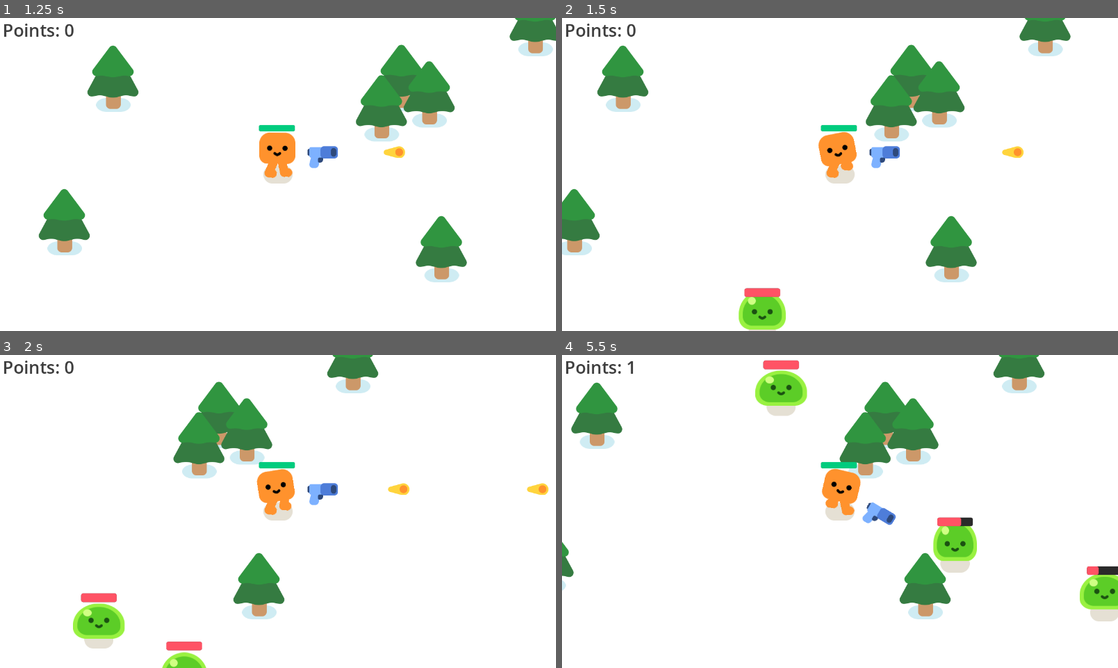
Above: before the commit, frames 1-4 (two rows, left to right).
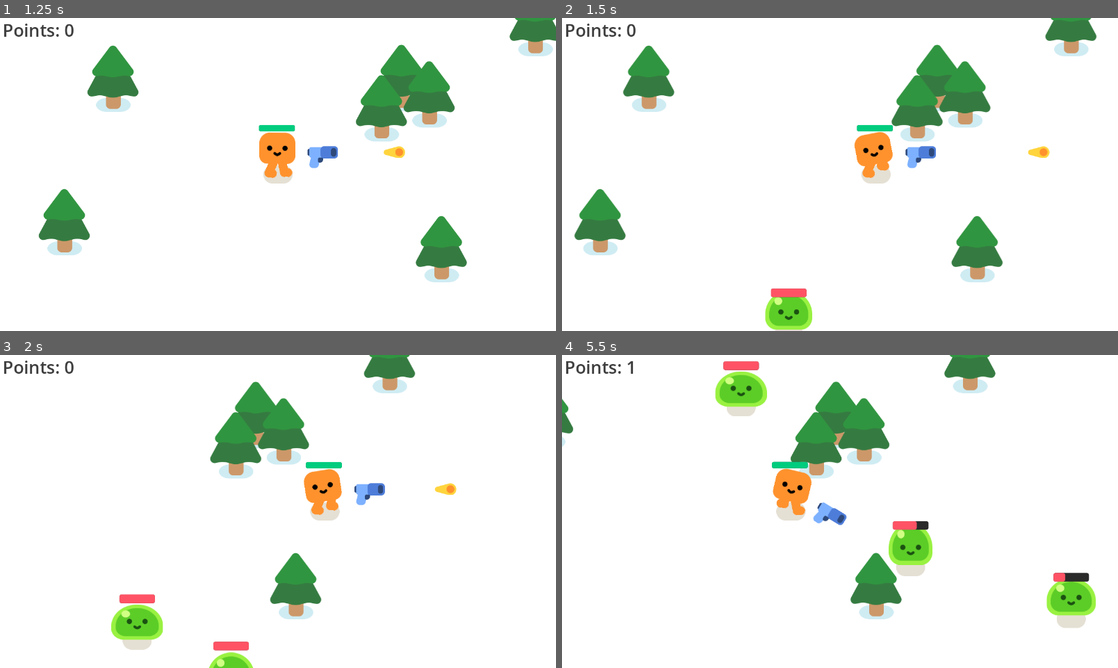
Above: after the commit, the same moments.

Repository: shafiq1rwan/SlimeSurvivor
Game: Godot game, scene res://game/main_menu.tscn
The game is run twice, just before and just after one commit, with the same random seed, the same clock (stepped at 60 frames per second) and the same inputs.
Inputs:
- Up to frame 1 (1.25 s): click "Start" at 0.5 s
- Up to frame 2 (1.5 s): hold D (move_right) from 1.28 s (still down); tap Space (dash, bound only after the commit) at 1.35 s
- Up to frame 3 (2 s): keep holding D (move_right)
- Up to frame 4 (5.5 s): release D (move_right) at 2.03 s; hold S (move_down) 2.03-2.78 s; tap Space (dash, bound only after the commit) every 0.75 s from 2.1 to 5.1 s; hold D (move_right) 2.78-3.53 s; hold W (move_up) 3.53-4.28 s; hold A (move_left) from 4.28 s (still down)

Frame 1 is identical in both runs. In frame 2, 14% of the frame differs, in the area x 0-97%, y 0-100%; in frame 3, 14%; in frame 4, 20%, in the area x 0-100%, y 0-88%.

Commit message:
Commit Changes

Diff:
--- a/game/game_manager.gd
+++ b/game/game_manager.gd
@@ -1,3 +1,4 @@
 extends Node
 
 var HIT_POINTS = 0
+var DASH_TIMER = 0.5
--- a/game/pistol.tscn
+++ b/game/pistol.tscn
@@ -16,11 +16,11 @@
 
 [node name="WeaponPivot" type="Marker2D" parent="."]
 
-[node name="Pistol" type="Sprite2D" parent="WeaponPivot"]
+[node name="PistolSprite" type="Sprite2D" parent="WeaponPivot"]
 position = Vector2(103, 0)
 texture = ExtResource("1_p1a2u")
 
-[node name="ShootingPoint" type="Marker2D" parent="WeaponPivot/Pistol"]
+[node name="ShootingPoint" type="Marker2D" parent="WeaponPivot/PistolSprite"]
 unique_name_in_owner = true
 position = Vector2(26, -11)
 
--- a/game/player.gd
+++ b/game/player.gd
@@ -2,10 +2,16 @@
 
 signal health_depleted
 var health = 100.0
+var dash_speed = 2000
 
 func _physics_process(delta):
 	var direction = Input.get_vector("move_left", "move_right", "move_up", "move_down")
 	velocity = direction * 600
+
+	if(Input.is_action_just_pressed("dash")):
+		velocity = direction * dash_speed
+		ghosting()
+
 	move_and_slide()
 
 	if velocity.length() > 0.00:
@@ -21,3 +27,8 @@
 		%ProgressBar.value = health
 		if health <= 0.0:
 			health_depleted.emit()
+
+func ghosting():
+	var tween_fade = get_tree().create_tween()
+	tween_fade.tween_property(self, "self_modulate", Color(1,1,1,1), 0.75)
+	await tween_fade.finished
--- a/game/player.tscn
+++ b/game/player.tscn
@@ -33,6 +33,7 @@
 shape = SubResource("CircleShape2D_jdgdk")
 
 [node name="Camera2D" type="Camera2D" parent="."]
+position_smoothing_enabled = true
 
 [node name="Pistol" parent="." instance=ExtResource("3_4ddpb")]
 position = Vector2(0, -40)
--- a/project.godot
+++ b/project.godot
@@ -95,6 +95,11 @@
 
 project/assembly_name="Getting started with Godot 4"
 
+[editor]
+
+version_control/plugin_name="GitPlugin"
+version_control/autoload_on_startup=true
+
 [editor_plugins]
 
 enabled=PackedStringArray("res://addons/colorpicker_presets/plugin.cfg")
@@ -121,7 +126,7 @@
 "events": [Object(InputEventKey,"resource_local_to_scene":false,"resource_name":"","device":-1,"window_id":0,"alt_pressed":false,"shift_pressed":false,"ctrl_pressed":false,"meta_pressed":false,"pressed":false,"keycode":0,"physical_keycode":83,"key_label":0,"unicode":115,"echo":false,"script":null)
 ]
 }
-shoot={
+dash={
 "deadzone": 0.5,
 "events": [Object(InputEventKey,"resource_local_to_scene":false,"resource_name":"","device":-1,"window_id":0,"alt_pressed":false,"shift_pressed":false,"ctrl_pressed":false,"meta_pressed":false,"pressed":false,"keycode":0,"physical_keycode":32,"key_label":0,"unicode":32,"echo":false,"script":null)
 ]
Not shown, added: addons/godot-git-plugin/plugin.cfg
Not shown, added: addons/godot-git-plugin/LICENSE
Not shown, added: addons/godot-git-plugin/THIRDPARTY.md
Not shown, added: addons/godot-git-plugin/git_plugin.gdextension
Not shown, added: addons/godot-git-plugin/linux/libgit_plugin.linux.editor.x86_64.so
Not shown, added: addons/godot-git-plugin/macos/libgit_plugin.macos.editor.universal.dylib
Not shown, added: addons/godot-git-plugin/win64/libgit_plugin.windows.editor.x86_64.dll
Not shown, added: addons/godot-git-plugin/win64/libgit_plugin.windows.editor.x86_64.exp
Not shown, added: addons/godot-git-plugin/win64/libgit_plugin.windows.editor.x86_64.lib
Not shown, added: addons/godot-git-plugin/win64/~libgit_plugin.windows.editor.x86_64.dll
